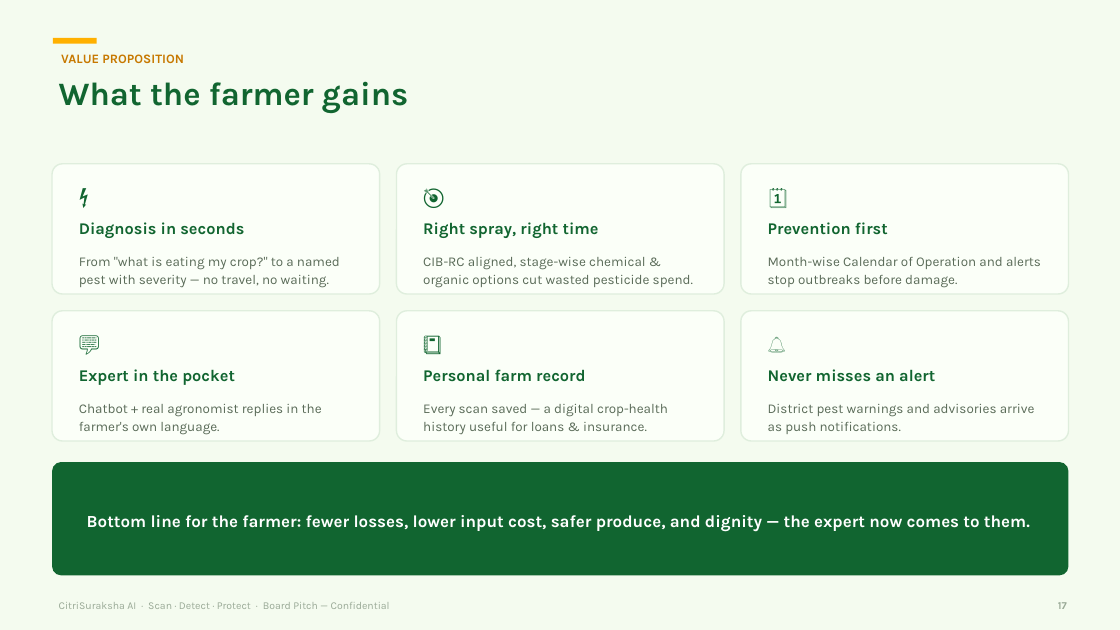
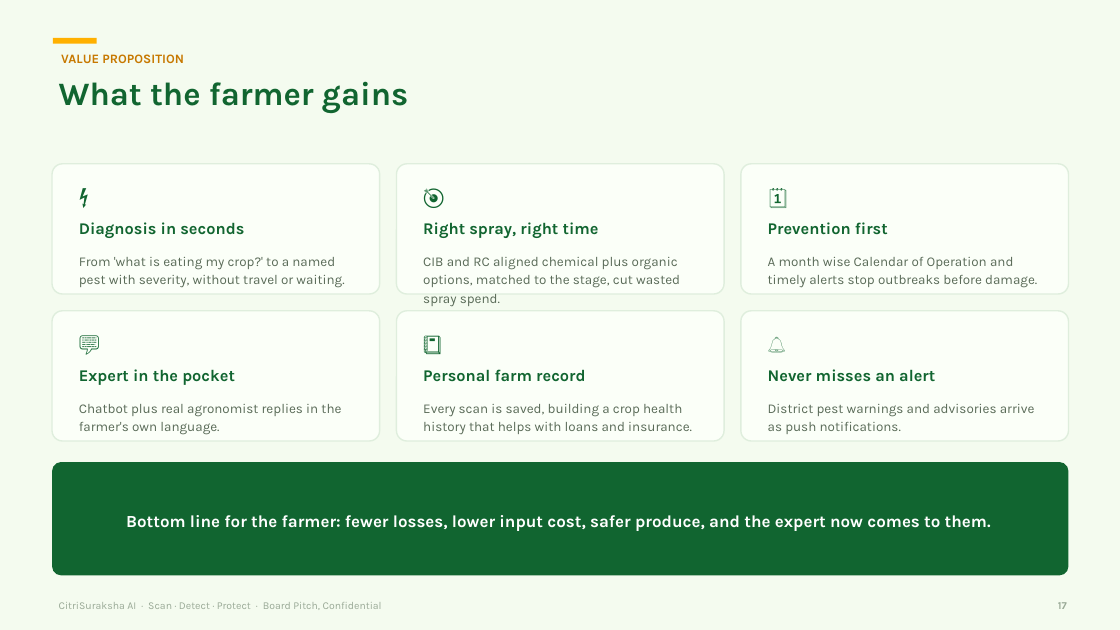
Before and after one commit to jagthapsaurabh/citrisurksha_ai, a slide deck: slide 17 of docs/pitch/CitriSuraksha_AI_Board_Pitch.pptx. Drawn at 1120x630 pixels with LibreOffice and Linux fonts; fonts in the diff are those of the drawing. Boxes give left, top, right and bottom in pixels: in the first picture for what was removed or moved away, otherwise in the second. Text is boxed around its words. In the diff, an @@ line names an element or a change of style, - is before the commit and + after.

Commit message:
Board deck copy: human voice, no versions/counts, ops line removed, no em-dashes (humanize_deck.py, idempotent)

```diff
--- a/docs/pitch/CitriSuraksha_AI_Board_Pitch.pptx
+++ b/docs/pitch/CitriSuraksha_AI_Board_Pitch.pptx
@@ text at box(79, 257, 344, 288): text changed @@
-From "what is eating my crop?" to a named pest with severity — no travel, no waiting.
+From 'what is eating my crop?' to a named pest with severity, without travel or waiting.
@@ text at box(423, 257, 680, 306): text changed @@
-CIB-RC aligned, stage-wise chemical & organic options cut wasted pesticide spend.
+CIB and RC aligned chemical plus organic options, matched to the stage, cut wasted spray spend.
@@ text at box(768, 257, 1037, 288): text changed @@
-Month-wise Calendar of Operation and alerts stop outbreaks before damage.
+A month wise Calendar of Operation and timely alerts stop outbreaks before damage.
@@ text at box(79, 404, 341, 435): text changed @@
-Chatbot + real agronomist replies in the farmer's own language.
+Chatbot plus real agronomist replies in the farmer's own language.
@@ text at box(423, 404, 692, 434): text changed @@
-Every scan saved — a digital crop-health history useful for loans & insurance.
+Every scan is saved, building a crop health history that helps with loans and insurance.
@@ text at box(126, 515, 991, 531): text changed @@
-Bottom line for the farmer: fewer losses, lower input cost, safer produce, and dignity — the expert now comes to them.
+Bottom line for the farmer: fewer losses, lower input cost, safer produce, and the expert now comes to them.
@@ text at box(59, 602, 382, 610): text changed @@
-CitriSuraksha AI · Scan · Detect · Protect · Board Pitch — Confidential
+CitriSuraksha AI · Scan · Detect · Protect · Board Pitch, Confidential
```
Also in this commit, not shown: 25 other slides changed, 1 other file.
